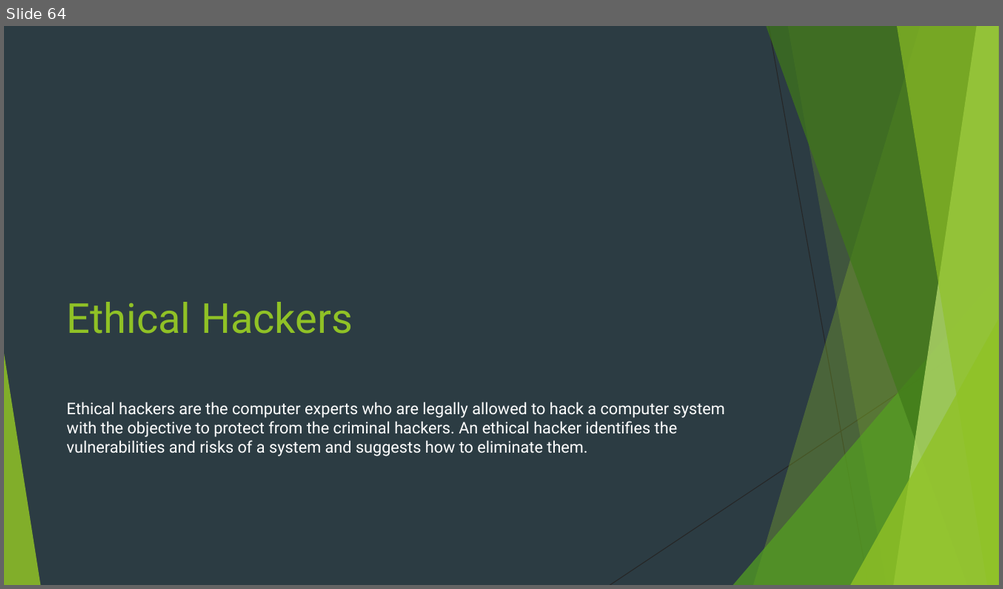
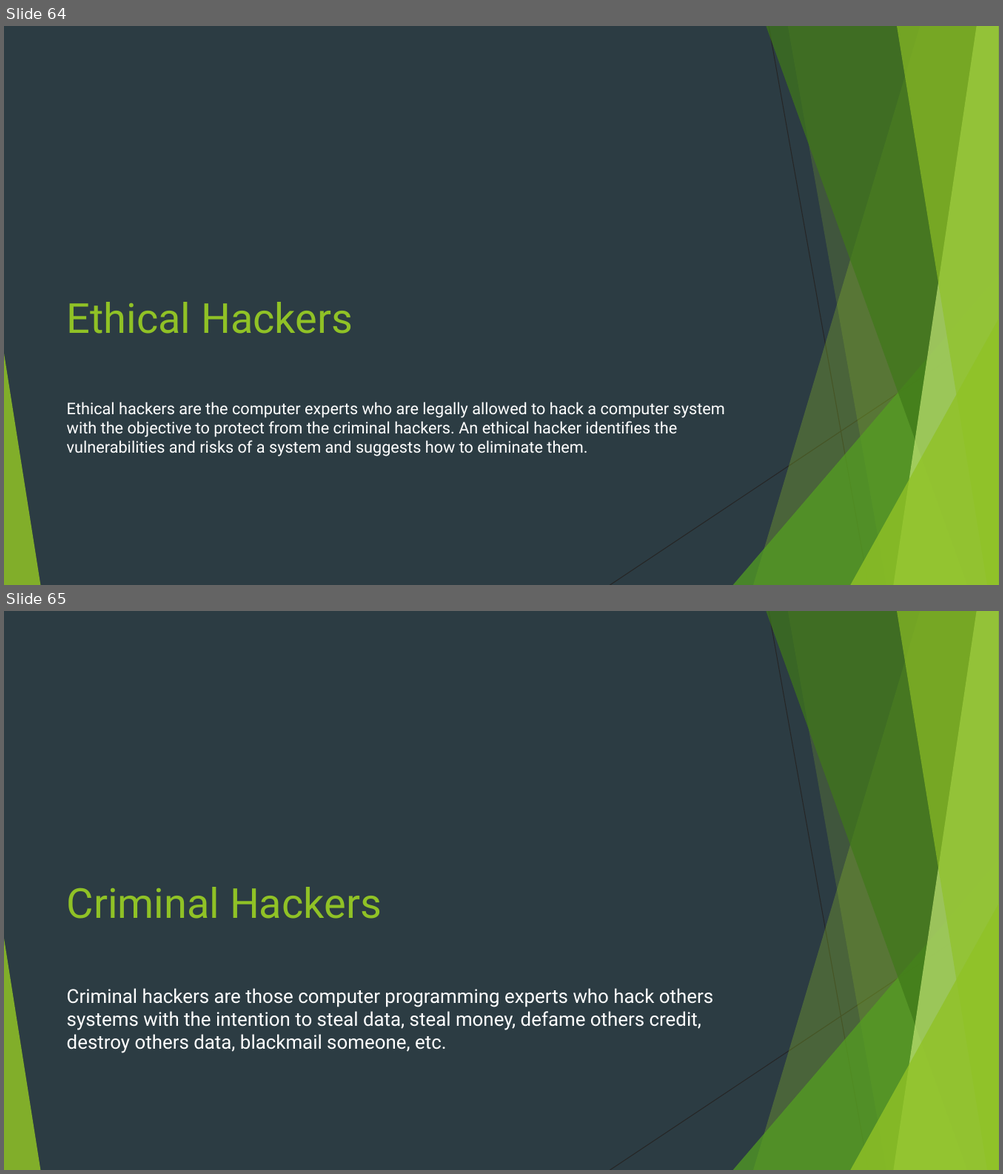
Before and after one commit to Navo26/SecurityTesting, a slide deck: PENETRATION TESTING.pptx. Shown one above the other, each under a label of ours: slide 64 before the commit, slides 64 and 65 after it. The pictures are 1003x589 and 1003x1174 pixels, drawn with LibreOffice and Linux fonts; fonts in the diff are those of the drawing. Boxes give left, top, right and bottom in pixels: in the first picture for what was removed or moved away, otherwise in the second. Text is boxed around its words. In the diff, an @@ line names an element or a change of style, - is before the commit and + after.

```diff
--- a/PENETRATION TESTING.pptx
+++ b/PENETRATION TESTING.pptx
@@ slide 65 added at (4, 611, 999, 1170), background #2C3C43; not listed: 10 template elements that a slide beside it also shows @@
@@ title added at (67, 887, 381, 919), 40 pt, text #90C226 @@
+Criminal Hackers
@@ text added at (67, 988, 713, 1054), 18.5 pt, text #FFFFFF @@
+Criminal hackers are those computer programming experts who hack others systems with the intention to steal data, steal money, defame others credit, destroy others data, blackmail someone, etc.
```
Also in this commit, not shown: 6 other slides added.
